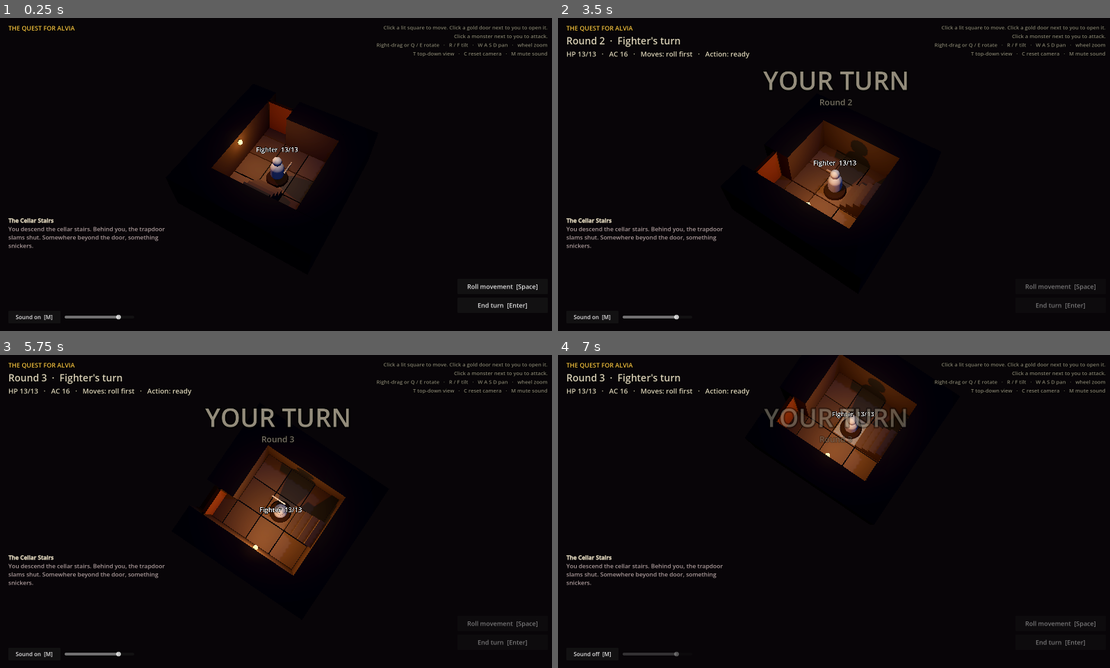
Above: before the commit, frames 1-4 (two rows, left to right).
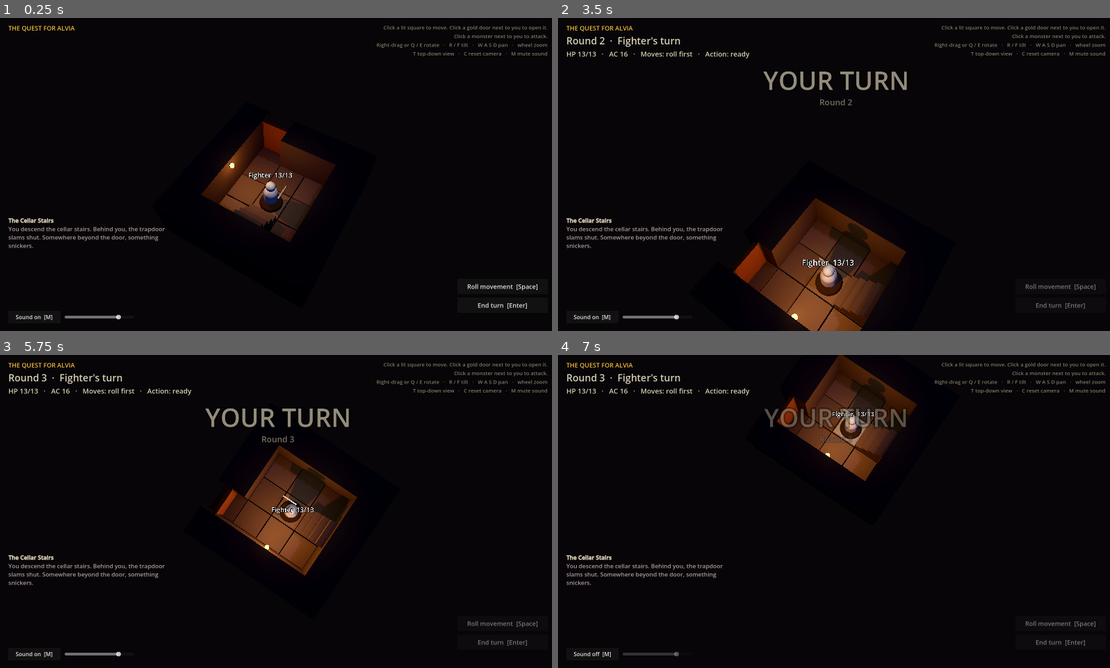
Above: after the commit, the same moments.

Repository: robertdavidsson77-pixel/quest-for-alvia
Game: Godot game, scene res://scenes/main.tscn
Same seed, same stepped clock (60 frames per second), same inputs: the game is played once before the commit and once after it.
Inputs (mouse positions are in pixels of both pictures, inside the frame that each line leads up to):
- Up to frame 1 (0.25 s): no input
- Up to frame 2 (3.5 s): tap A at 0.5, 1.25, 2 s; move the mouse to (960, 158) at 0.52 s; hold D 0.53-1.25 s; tap C at 0.6 s; click (960, 158) at 0.67 s; tap Space at 0.77 s; drag from (723, 190) to (806, 237) at 1.27 s; move the mouse to (889, 105) at 2.02 s; hold D 2.03-2.75 s; hold Q 2.03-2.75 s; click (889, 105) at 2.17 s; click "End turn [Enter]" at 2.75 s
- Up to frame 3 (5.75 s): tap A at 3.5, 4.25 s; drag from (248, 574) to (110, 464) at 3.52 s; move the mouse to (447, 558) at 4.27 s; hold A 4.28-5 s; hold R 4.28-5 s; click (447, 558) at 4.42 s; tap Space at 4.52 s; click "End turn [Enter]" at 5 s
- Up to frame 4 (7 s): tap A at 5.75 s; drag from (668, 464) to (751, 433) at 5.77 s; move the mouse to (861, 511) at 6.52 s; hold S from 6.53 s (still down); tap M at 6.6 s; click (861, 511) at 6.67 s

The runs differ from the first frame. In frame 1, 5.0% of the frame differs, in the area x 36-62%, y 26-72%; in frame 2, 11%, in the area x 31-64%, y 32-100%; in frame 3, 3.4%; in frame 4, nothing differs.

Commit message:
Combat effects: camera close-in, wind-up, screen shake and flash, blood, dust, knockback, crit slow-motion, death pool
Co-Authored-By: Claude Opus 5.5 (1M context) <noreply@anthropic.com>
Claude-Session: https://claude.ai/code/session_01QqrhcDikZJ9oN6TZzKikE7

Diff:
--- a/scripts/camera_rig.gd
+++ b/scripts/camera_rig.gd
@@ -27,6 +27,9 @@
 var _target_position := Vector3.ZERO
 var _dragging := false
 var _saved_pitch := 0.0  # pitch to return to when leaving top-down view
+var _rate := 12.0  # how fast the camera catches up; slower for cinematic moves
+var _shake := 0.0  # current shake strength, fades out by itself
+var _zoom_before_close_in := -1.0
 
 
 func _ready() -> void:
@@ -50,9 +53,34 @@
 ## Glides the camera over `point`, keeping the current angle and zoom.
 func focus_on(point: Vector3) -> void:
 	_target_position = Vector3(point.x, 0, point.z)
+	_rate = 4.0
+
+
+## Moves in close over `point` for a dramatic moment, such as a fight.
+## Call release() afterwards to pull back to the old zoom.
+func close_in(point: Vector3) -> void:
+	if _zoom_before_close_in < 0.0:
+		_zoom_before_close_in = _target_distance
+	_target_distance = maxf(min_distance, _zoom_before_close_in * 0.65)
+	focus_on(point)
+
+
+func release() -> void:
+	if _zoom_before_close_in >= 0.0:
+		_target_distance = _zoom_before_close_in
+		_zoom_before_close_in = -1.0
+	_rate = 4.0
+
+
+## Rattles the view, for heavy blows. Strength is roughly in world units.
+func shake(strength: float) -> void:
+	_shake = maxf(_shake, strength)
 
 
 func _unhandled_input(event: InputEvent) -> void:
+	if event is InputEventMouseButton or event is InputEventKey:
+		_rate = 12.0  # the player takes over: respond quickly again
+		_zoom_before_close_in = -1.0
 	if event is InputEventMouseButton:
 		if event.button_index == MOUSE_BUTTON_RIGHT:
 			_dragging = event.pressed
@@ -95,11 +123,14 @@
 		var move := Vector3(input.x, 0, input.y).normalized().rotated(Vector3.UP, deg_to_rad(_yaw))
 		_target_position += move * pan_speed * (_distance / start_distance) * delta
 
-	var smooth := 1.0 - exp(-12.0 * delta)
+	if input != Vector2.ZERO:
+		_rate = 12.0
+	var smooth := 1.0 - exp(-_rate * delta)
 	_yaw = lerpf(_yaw, _target_yaw, smooth)
 	_pitch = lerpf(_pitch, _target_pitch, smooth)
 	_distance = lerpf(_distance, _target_distance, smooth)
 	position = position.lerp(_target_position, smooth)
+	_shake = move_toward(_shake, 0.0, delta * 1.5)
 	_apply()
 
 
@@ -123,3 +154,5 @@
 	var pitch := deg_to_rad(_pitch)
 	camera.position = Vector3(0, -sin(pitch) * _distance, cos(pitch) * _distance)
 	camera.rotation = Vector3(pitch, 0, 0)
+	camera.h_offset = randf_range(-_shake, _shake)
+	camera.v_offset = randf_range(-_shake, _shake)
--- /dev/null
+++ b/scripts/effects.gd
@@ -0,0 +1,99 @@
+## One-shot visual effects in the world: blood, dust, pools. Each effect adds
+## itself to `parent` and frees itself when it is done.
+class_name Effects
+extends RefCounted
+
+const BLOOD := Color(0.45, 0.02, 0.02)
+const DUST := Color(0.45, 0.4, 0.35, 0.6)
+
+
+## A spray of blood droplets from `pos`, thrown mostly along `direction`.
+static func blood_burst(parent: Node, pos: Vector3, direction: Vector3, amount := 28) -> void:
+	var p := _particles(amount, 0.7)
+	p.position = pos
+	p.direction = (direction.normalized() + Vector3.UP * 0.6).normalized()
+	p.spread = 35.0
+	p.initial_velocity_min = 1.5
+	p.initial_velocity_max = 3.5
+	p.gravity = Vector3(0, -9.8, 0)
+	p.scale_amount_min = 0.04
+	p.scale_amount_max = 0.09
+	p.color = BLOOD
+	p.mesh = _sphere(BLOOD, 0.5)
+	_fire(parent, p)
+
+
+## A low puff of grey dust around `pos`, for misses and doors.
+static func dust_puff(parent: Node, pos: Vector3, amount := 18, radius := 0.3) -> void:
+	var p := _particles(amount, 1.1)
+	p.position = pos
+	p.emission_shape = CPUParticles3D.EMISSION_SHAPE_SPHERE
+	p.emission_sphere_radius = radius
+	p.direction = Vector3.UP
+	p.spread = 80.0
+	p.initial_velocity_min = 0.3
+	p.initial_velocity_max = 0.9
+	p.gravity = Vector3(0, -0.4, 0)
+	p.damping_min = 1.0
+	p.damping_max = 2.0
+	p.scale_amount_min = 0.12
+	p.scale_amount_max = 0.25
+	var fade := Gradient.new()
+	fade.set_color(0, DUST)
+	fade.set_color(1, Color(DUST, 0.0))
+	p.color_ramp = fade
+	p.mesh = _sphere(Color.WHITE, 1.0, true)
+	_fire(parent, p)
+
+
+## A dark pool that slowly spreads under a fallen figure, and stays.
+static func blood_pool(parent: Node, pos: Vector3) -> void:
+	var mat := StandardMaterial3D.new()
+	mat.albedo_color = Color(0.22, 0.01, 0.01)
+	mat.roughness = 0.15
+	mat.metallic = 0.3
+	var mesh := CylinderMesh.new()
+	mesh.top_radius = 0.42
+	mesh.bottom_radius = 0.42
+	mesh.height = 0.01
+	var pool := MeshInstance3D.new()
+	pool.mesh = mesh
+	pool.material_override = mat
+	pool.position = Vector3(pos.x, 0.015, pos.z)
+	pool.scale = Vector3(0.05, 1, 0.05)
+	parent.add_child(pool)
+	var tween := pool.create_tween()
+	tween.tween_property(pool, "scale", Vector3(1.3, 1, 1.0), 2.5).set_trans(Tween.TRANS_SINE).set_ease(Tween.EASE_OUT)
+
+
+static func _particles(amount: int, lifetime: float) -> CPUParticles3D:
+	var p := CPUParticles3D.new()
+	p.amount = amount
+	p.lifetime = lifetime
+	p.one_shot = true
+	p.explosiveness = 0.95
+	p.local_coords = false
+	return p
+
+
+static func _sphere(color: Color, size: float, use_vertex_color := false) -> SphereMesh:
+	var mat := StandardMaterial3D.new()
+	mat.albedo_color = color
+	mat.roughness = 0.3
+	if use_vertex_color:
+		mat.vertex_color_use_as_albedo = true
+		mat.transparency = BaseMaterial3D.TRANSPARENCY_ALPHA
+		mat.shading_mode = BaseMaterial3D.SHADING_MODE_UNSHADED
+	var mesh := SphereMesh.new()
+	mesh.radius = size
+	mesh.height = size * 2.0
+	mesh.radial_segments = 8
+	mesh.rings = 4
+	mesh.material = mat
+	return mesh
+
+
+static func _fire(parent: Node, p: CPUParticles3D) -> void:
+	parent.add_child(p)
+	p.emitting = true
+	p.finished.connect(p.queue_free)
--- a/scripts/figure.gd
+++ b/scripts/figure.gd
@@ -56,50 +56,100 @@
 		look_at(flat, Vector3.UP)
 
 
-func play_attack(target: Figure) -> void:
+## Winds up and swings at `target`. Returns at the moment the blow lands;
+## call recover() afterwards to step back.
+func lunge(target: Figure) -> void:
 	face(target.position)
-	var lunge := Vector3(0, 0, -0.35)  # forward, since we now face the target
-	var tween := create_tween()
-	tween.tween_property(_body, "position", lunge, 0.1).as_relative()
-	tween.tween_property(_body, "position", -lunge, 0.15).as_relative()
-	await tween.finished
-
-
-func take_damage(amount: int) -> void:
+	var tween := create_tween()
+	# Rear back and raise the weapon...
+	tween.tween_property(_body, "position", Vector3(0, 0, 0.18), 0.3).set_trans(Tween.TRANS_SINE).set_ease(Tween.EASE_OUT)
+	tween.parallel().tween_property(_body, "rotation_degrees:x", 14.0, 0.3)
+	tween.tween_interval(0.12)
+	# ...then strike hard and fast.
+	tween.tween_property(_body, "position", Vector3(0, 0, -0.4), 0.08).set_trans(Tween.TRANS_QUAD).set_ease(Tween.EASE_IN)
+	tween.parallel().tween_property(_body, "rotation_degrees:x", -18.0, 0.08)
+	await tween.finished
+
+
+func recover() -> void:
+	var tween := create_tween()
+	tween.tween_property(_body, "position", Vector3.ZERO, 0.3).set_trans(Tween.TRANS_SINE).set_ease(Tween.EASE_OUT)
+	tween.parallel().tween_property(_body, "rotation_degrees:x", 0.0, 0.3)
+	await tween.finished
+
+
+## Sways aside as a blow from `attacker` goes wide, kicking up dust.
+func dodge(attacker: Figure) -> void:
+	show_float_text("Miss", Color(0.75, 0.75, 0.75))
+	Effects.dust_puff(get_parent(), position + Vector3(0, 0.1, 0))
+	var side := (position - attacker.position).normalized().cross(Vector3.UP) * 0.25
+	var tween := create_tween()
+	tween.tween_property(_body, "global_position", _body.global_position + side, 0.12).set_trans(Tween.TRANS_QUAD).set_ease(Tween.EASE_OUT)
+	tween.tween_property(_body, "position", Vector3.ZERO, 0.35).set_trans(Tween.TRANS_SINE)
+	await tween.finished
+
+
+## Takes a blow from `attacker`: flash, blood, knockback and a damage number.
+func take_damage(amount: int, attacker: Figure = null, crit := false) -> void:
 	hp = maxi(0, hp - amount)
 	_update_label()
-	show_float_text("-%d" % amount, Color(1, 0.3, 0.2))
+	var color := Color(1.0, 0.75, 0.2) if crit else Color(1, 0.25, 0.15)
+	show_float_text("-%d" % amount, color, 1.6 if crit else 1.2)
 	Sound.play(stats.voice)
-	var tween := create_tween()
-	tween.tween_property(_body_material, "emission_energy_multiplier", 2.0, 0.05)
-	tween.tween_property(_body_material, "emission_energy_multiplier", 0.0, 0.25)
+	var away := Vector3.BACK.rotated(Vector3.UP, rotation.y)
+	if attacker != null:
+		away = (position - attacker.position).normalized()
+	Effects.blood_burst(get_parent(), position + Vector3(0, stats.model_height * 0.6, 0), away, 40 if crit else 24)
+
+	var tween := create_tween()
+	tween.tween_property(_body_material, "emission_energy_multiplier", 4.0, 0.04)
+	tween.tween_property(_body_material, "emission_energy_multiplier", 0.0, 0.5)
+	var knock := create_tween()
+	knock.tween_property(_body, "global_position", _body.global_position + away * (0.35 if crit else 0.2), 0.08).set_trans(Tween.TRANS_QUAD).set_ease(Tween.EASE_OUT)
+	knock.parallel().tween_property(_body, "rotation_degrees:z", randf_range(-12.0, 12.0), 0.08)
+	knock.tween_property(_body, "position", Vector3.ZERO, 0.4).set_trans(Tween.TRANS_SINE)
+	knock.parallel().tween_property(_body, "rotation_degrees:z", 0.0, 0.4)
+	await knock.finished
 	if hp == 0:
 		await _die()
 
 
-func show_float_text(text: String, color: Color) -> void:
+## A number or word that pops up over the figure, then drifts up and fades.
+func show_float_text(text: String, color: Color, size := 1.0) -> void:
 	var label := Label3D.new()
 	label.text = text
 	label.modulate = color
 	label.font_size = 64
-	label.outline_size = 12
+	label.outline_size = 14
 	label.billboard = BaseMaterial3D.BILLBOARD_ENABLED
 	label.no_depth_test = true
 	label.position = position + Vector3(0, stats.model_height + 0.9, 0)
+	label.scale = Vector3.ONE * 0.2
 	get_parent().add_child(label)
 	var tween := label.create_tween()
-	tween.tween_property(label, "position:y", label.position.y + 0.8, 0.9)
-	tween.parallel().tween_property(label, "modulate:a", 0.0, 0.9).set_delay(0.3)
+	tween.tween_property(label, "scale", Vector3.ONE * size * 1.4, 0.12).set_trans(Tween.TRANS_QUAD).set_ease(Tween.EASE_OUT)
+	tween.tween_property(label, "scale", Vector3.ONE * size, 0.2).set_trans(Tween.TRANS_BACK).set_ease(Tween.EASE_OUT)
+	tween.tween_interval(0.5)
+	tween.tween_property(label, "position:y", label.position.y + 0.8, 1.0)
+	tween.parallel().tween_property(label, "modulate:a", 0.0, 1.0).set_delay(0.3)
 	tween.tween_callback(label.queue_free)
 
 
 func _die() -> void:
 	Sound.play(stats.voice, 0.0)
 	_label.visible = false
-	var tween := create_tween()
-	tween.tween_property(_body, "rotation_degrees:x", -90.0, 0.4).set_trans(Tween.TRANS_BOUNCE).set_ease(Tween.EASE_OUT)
-	tween.parallel().tween_property(_body, "position:y", 0.12, 0.4)
-	await tween.finished
+	await get_tree().create_timer(0.25).timeout
+	var tween := create_tween()
+	# Sag to the knees, then topple.
+	tween.tween_property(_body, "scale", Vector3(1.05, 0.85, 1.05), 0.3)
+	tween.tween_property(_body, "rotation_degrees:x", -90.0, 0.6).set_trans(Tween.TRANS_BOUNCE).set_ease(Tween.EASE_OUT)
+	tween.parallel().tween_property(_body, "position:y", 0.12, 0.6)
+	tween.parallel().tween_property(_body_material, "albedo_color", stats.color.darkened(0.6), 1.5)
+	tween.tween_callback(func(): Sound.play("step", 0.0))
+	await tween.finished
+	Effects.blood_pool(get_parent(), position)
+	Effects.dust_puff(get_parent(), position, 12, 0.4)
+	await get_tree().create_timer(0.6).timeout
 	died.emit(self)
 
 
--- a/scripts/hud.gd
+++ b/scripts/hud.gd
@@ -26,6 +26,7 @@
 var _end_title: Label
 var _end_subtitle: Label
 var _banner: Label
+var _flash: ColorRect
 var _banner_sub: Label
 
 
@@ -106,6 +107,11 @@
 	_place(help, Control.PRESET_TOP_RIGHT, Rect2(-640, 16, 616, 100))
 	root.add_child(help)
 
+	_flash = ColorRect.new()
+	_flash.set_anchors_preset(Control.PRESET_FULL_RECT)
+	_flash.mouse_filter = Control.MOUSE_FILTER_IGNORE
+	_flash.color = Color(0, 0, 0, 0)
+	root.add_child(_flash)
 	_build_banner(root)
 	_build_end_screen(root)
 
@@ -171,6 +177,13 @@
 		punch.tween_property(panels[i], "scale", Vector2.ONE, 0.18).set_trans(Tween.TRANS_BACK).set_ease(Tween.EASE_OUT)
 	# Hold the result so the player can read it.
 	await get_tree().create_timer(0.9).timeout
+
+
+## Washes the screen with `color` for a moment, like a blow to the head.
+func flash(color: Color, strength: float) -> void:
+	_flash.color = Color(color, strength)
+	var tween := create_tween()
+	tween.tween_property(_flash, "color:a", 0.0, 0.6).set_trans(Tween.TRANS_QUAD).set_ease(Tween.EASE_OUT)
 
 
 ## Big words across the middle of the screen, such as "YOUR TURN". They fade
--- a/scripts/main.gd
+++ b/scripts/main.gd
@@ -282,42 +282,64 @@
 # --- Combat ----------------------------------------------------------------
 
 ## d20 + attack bonus against armour class. A natural 20 always hits and
-## doubles the damage dice; a natural 1 always misses.
+## doubles the damage dice; a natural 1 always misses. The dice decide first,
+## then the blow is shown landing (or going wide).
 func _resolve_attack(attacker: Figure, defender: Figure) -> void:
 	var a := attacker.stats
+	camera_rig.close_in((attacker.position + defender.position) / 2.0)
 	var d20 := Dice.roll(20)
 	var total := d20 + a.attack_bonus
 	await hud.show_dice("%s attacks: d20 + %d vs AC %d" % [a.display_name, a.attack_bonus, defender.stats.armor_class], 20, [d20])
+
+	var crit := d20 == 20
+	var hit := d20 != 1 and (crit or total >= defender.stats.armor_class)
+	var damage := 0
+	var dice_count := a.damage_dice_count * (2 if crit else 1)
+	if hit:
+		var rolls := Dice.roll_many(dice_count, a.damage_die)
+		await hud.show_dice("Damage: %dd%d + %d" % [dice_count, a.damage_die, a.damage_bonus], a.damage_die, rolls)
+		damage = Dice.total(rolls) + a.damage_bonus
+
 	await _beat()
 	Sound.play(a.voice)
-	await attacker.play_attack(defender)
-
-	var crit := d20 == 20
-	var hit := d20 != 1 and (crit or total >= defender.stats.armor_class)
+	await attacker.lunge(defender)
+	attacker.recover()
+
 	var who := "[b]%s[/b]" % a.display_name
 	if not hit:
 		var why := "a natural 1" if d20 == 1 else "%d" % total
 		hud.log_line("%s swings the %s: %s, a miss." % [who, a.weapon_name, why])
 		Sound.play("miss")
-		defender.show_float_text("Miss", Color(0.8, 0.8, 0.8))
+		await defender.dodge(attacker)
+		camera_rig.release()
 		return
 
 	Sound.play("hit")
 	if crit:
 		Sound.play("crit")
-	var dice_count := a.damage_dice_count * (2 if crit else 1)
-	var rolls := Dice.roll_many(dice_count, a.damage_die)
-	await hud.show_dice("Damage: %dd%d + %d" % [dice_count, a.damage_die, a.damage_bonus], a.damage_die, rolls)
-	var damage := Dice.total(rolls) + a.damage_bonus
-	if crit:
 		hud.log_line("%s rolls a [color=#f5c040]NATURAL 20[/color]! The %s bites deep for [b]%d[/b] damage." % [who, a.weapon_name, damage])
-		defender.show_float_text("CRITICAL!", Color(0.95, 0.75, 0.25))
+		attacker.show_float_text("CRITICAL!", Hud.GOLD, 1.3)
+		hud.flash(Hud.GOLD, 0.45)
+		camera_rig.shake(0.35)
+		_slow_motion(0.25, 0.6)
 	else:
 		hud.log_line("%s hits with the %s (%d): [b]%d[/b] damage." % [who, a.weapon_name, total, damage])
-	await defender.take_damage(damage)
+		camera_rig.shake(0.15 + 0.02 * damage)
+	if defender == hero:
+		hud.flash(Hud.BLOOD, 0.35)
+	await defender.take_damage(damage, attacker, crit)
 	if not defender.is_alive():
 		hud.log_line("[color=#c33]%s falls.[/color]" % defender.stats.display_name)
-	_refresh_hero_ui()
+	camera_rig.release()
+	_refresh_hero_ui()
+
+
+## Slows the whole game to `factor` for `seconds` of real time.
+func _slow_motion(factor: float, seconds: float) -> void:
+	var normal := Engine.time_scale
+	Engine.time_scale = normal * factor
+	await get_tree().create_timer(seconds, true, false, true).timeout
+	Engine.time_scale = normal
 
 
 # --- Helpers ---------------------------------------------------------------
Not shown, added: scripts/effects.gd.uid
